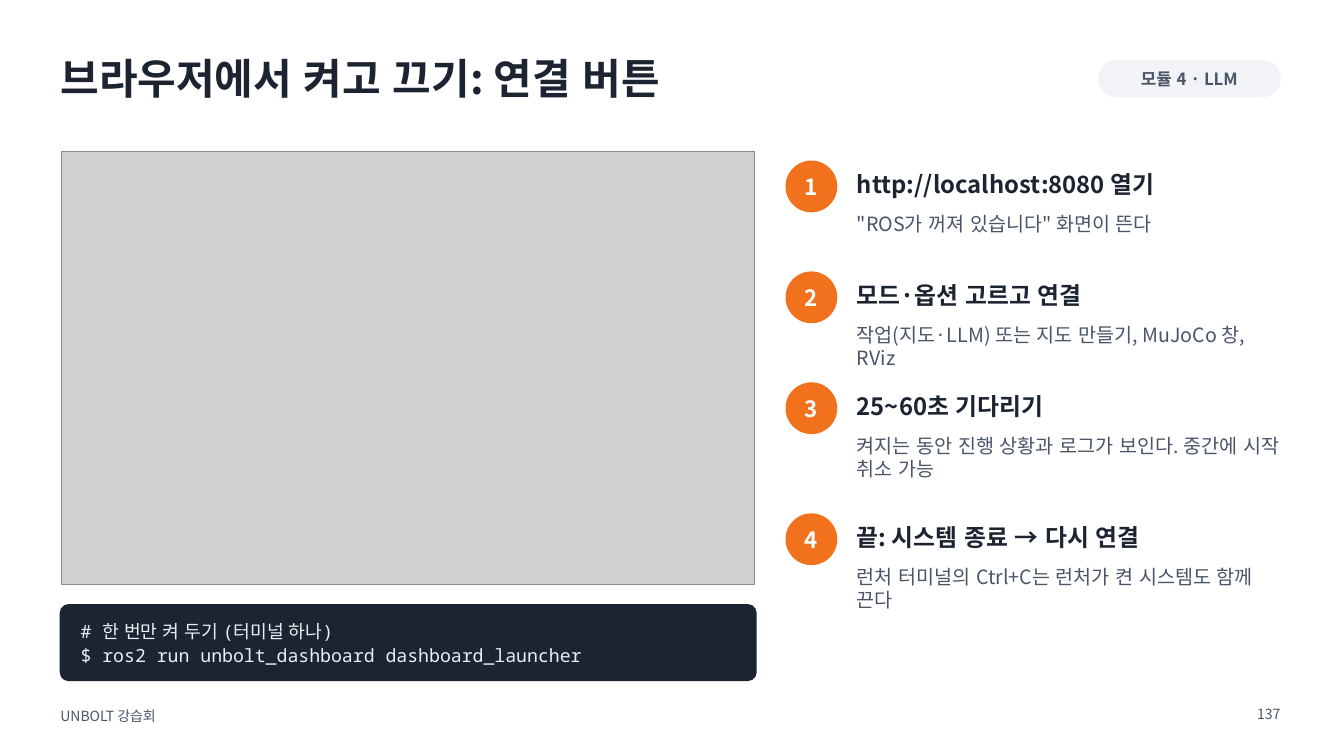
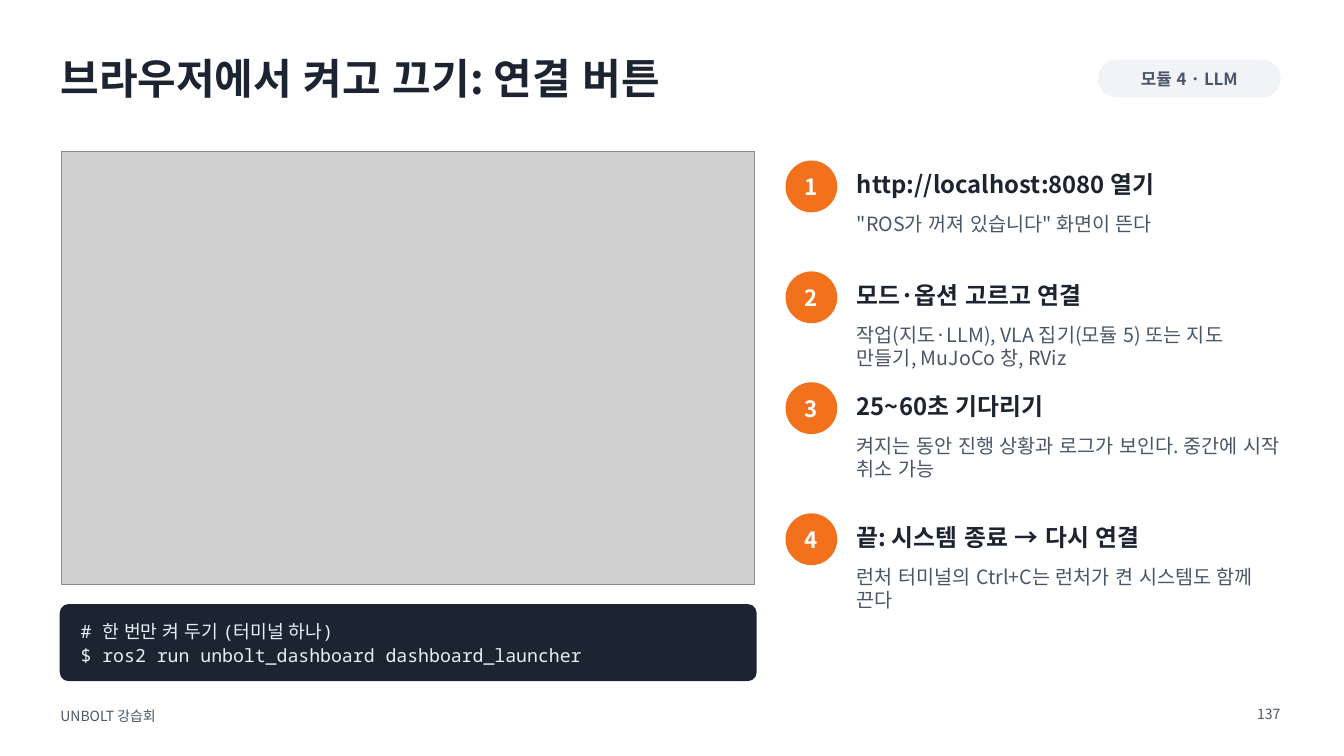
Before and after one commit to sejiny3/AIRLAB, a slide deck: slide 137 of workshop/slides/UNBOLT_workshop.pptx. Drawn at 1344x756 pixels with LibreOffice and Linux fonts; fonts in the diff are those of the drawing; grey boxes stand for pictures. Boxes give left, top, right and bottom in pixels: in the first picture for what was removed or moved away, otherwise in the second. Text is boxed around its words. In the diff, an @@ line names an element or a change of style, - is before the commit and + after.

```diff
--- a/workshop/slides/UNBOLT_workshop.pptx
+++ b/workshop/slides/UNBOLT_workshop.pptx
@@ text at [857,326,1223,369]: text changed @@
-작업(지도·LLM) 또는 지도 만들기, MuJoCo 창, RViz
+작업(지도·LLM), VLA 집기(모듈 5) 또는 지도 만들기, MuJoCo 창, RViz
```
Also in this commit, not shown: 5 other slides changed, 10 slides added, 10 other files.
